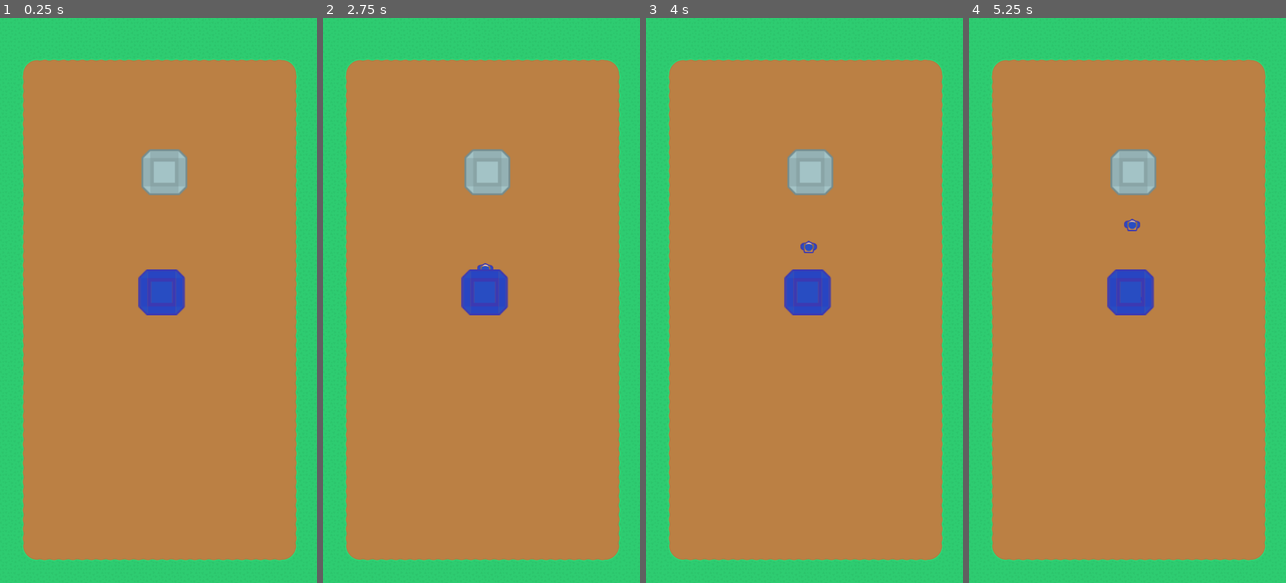
Above: before the commit, frames 1-4 (left to right).
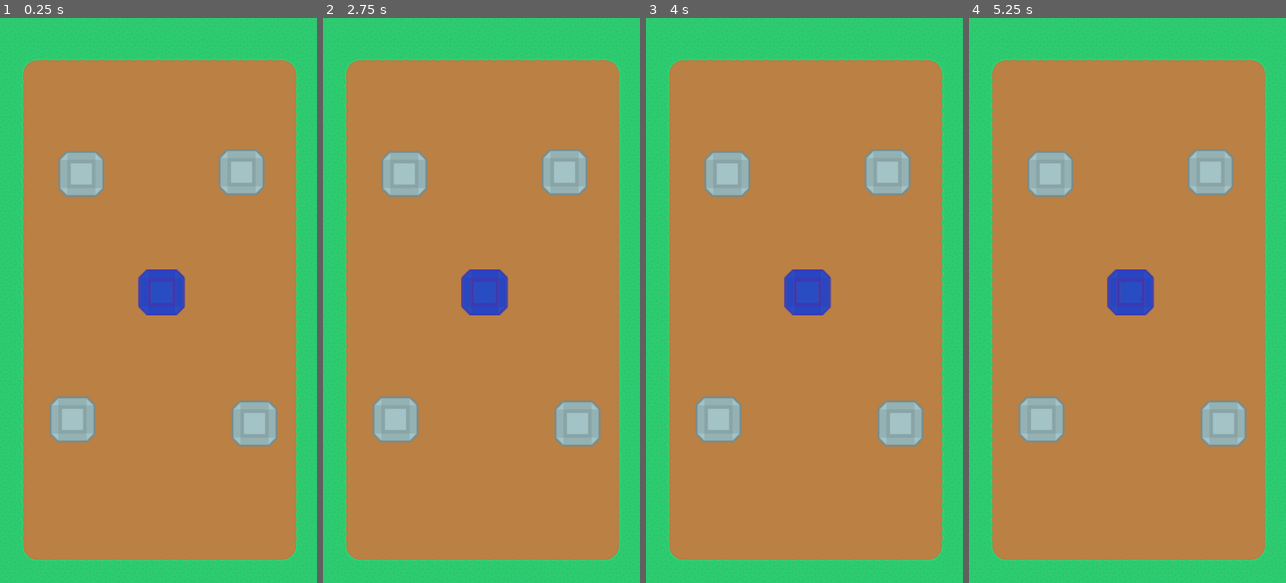
Above: after the commit, the same moments.

Repository: paularolim/tower-defense-godot
Game: Godot game, scene res://scenes/levels/level_1.tscn
Two runs of this game, one before a commit and one after it. Both use one fixed random seed, a clock stepped at 60 frames per second and the inputs below.
Inputs (mouse positions are in pixels of both pictures, inside the frame that each line leads up to):
- Up to frame 1 (0.25 s): no input
- Up to frame 2 (2.75 s): tap Enter at 0.5, 2 s; move the mouse to (484, 294) at 0.52 s; click (484, 294) at 0.67 s; tap Space at 1.25 s; move the mouse to (487, 170) at 1.27 s; click (487, 170) at 1.42 s; move the mouse to (513, 176) at 2.02 s; click (513, 176) at 2.17 s
- Up to frame 3 (4 s): tap Space at 2.75 s; move the mouse to (788, 413) at 2.77 s; click (788, 413) at 2.92 s; move the mouse to (899, 385) at 3.52 s; click (899, 385) at 3.67 s
- Up to frame 4 (5.25 s): move the mouse to (1032, 215) at 4.27 s; click (1032, 215) at 4.42 s; move the mouse to (1143, 300) at 5.02 s; click (1143, 300) at 5.17 s

The runs differ from the first frame. In frame 1, 5.6% of the frame differs, in the area x 15-88%, y 23-76%; in frame 2, 5.6%; in frame 3, 5.7%; in frame 4, 5.7%.

Commit message:
feat: limit path quantity

Diff:
--- a/scenes/levels/game_controller.gd
+++ b/scenes/levels/game_controller.gd
@@ -8,6 +8,11 @@
 var path_color : Color
 var tower_position : Vector2
 var enemy_position : Vector2
+
+var current_tower : Area2D
+var current_target : Area2D
+
+var paths = {}
 
 func _process(_delta: float) -> void:
 	#check_paths()
@@ -53,6 +58,16 @@
 	path_follow.v_offset = 0
 	path2d.add_to_group("path")
 
+	var current_tower_id = current_tower.get_instance_id()
+	var path_id = path2d.get_instance_id()
+	if !paths or !paths[current_tower_id]:
+		paths[current_tower_id] = [path_id]
+	else:
+		paths[current_tower_id].append(path_id)
+	current_tower.path_quantity = paths[current_tower_id].size()
+
+	print(paths)
+
 	tower_position = Vector2.ZERO
 	enemy_position = Vector2.ZERO
 
--- a/scenes/levels/level_1.tscn
+++ b/scenes/levels/level_1.tscn
@@ -19,5 +19,17 @@
 skin_type = 1
 
 [node name="Tower2" parent="." instance=ExtResource("2_nsjvg")]
-position = Vector2(560, 524)
+position = Vector2(277, 530)
 scale = Vector2(3, 3)
+
+[node name="Tower3" parent="." instance=ExtResource("2_nsjvg")]
+position = Vector2(823, 524)
+scale = Vector2(3, 3)
+
+[node name="Tower4" parent="." instance=ExtResource("2_nsjvg")]
+position = Vector2(867, 1378)
+scale = Vector2(3, 3)
+
+[node name="Tower5" parent="." instance=ExtResource("2_nsjvg")]
+position = Vector2(247, 1364)
+scale = Vector2(3, 3)
--- a/scenes/towers/tower.gd
+++ b/scenes/towers/tower.gd
@@ -45,17 +45,19 @@
 	if event is InputEventMouseButton and event.pressed:
 		if event.button_index == MOUSE_BUTTON_LEFT:
 			var can_start_new_path = path_quantity < MAX_PATH_QUANTITY
-			if skin_type == SKIN_TYPE.BLUE && can_start_new_path:
+			if !can_start_new_path:
+				return
+			if skin_type == SKIN_TYPE.BLUE:
+				controller.current_tower = self
 				controller.start_drawing_from_item(position, path_color)
 			else:
+				controller.current_target = self
 				controller.finish_drawing_on_item(position)
 
 func _on_spawn_timer_timeout() -> void:
 	if path_quantity > 0:
-		print("spawn")
-
-func path_started() -> void:
-	path_quantity += 1
+		pass
+		#print("spawn")
 
 func set_skin() -> void:
 	var current = skins[skin_type]
